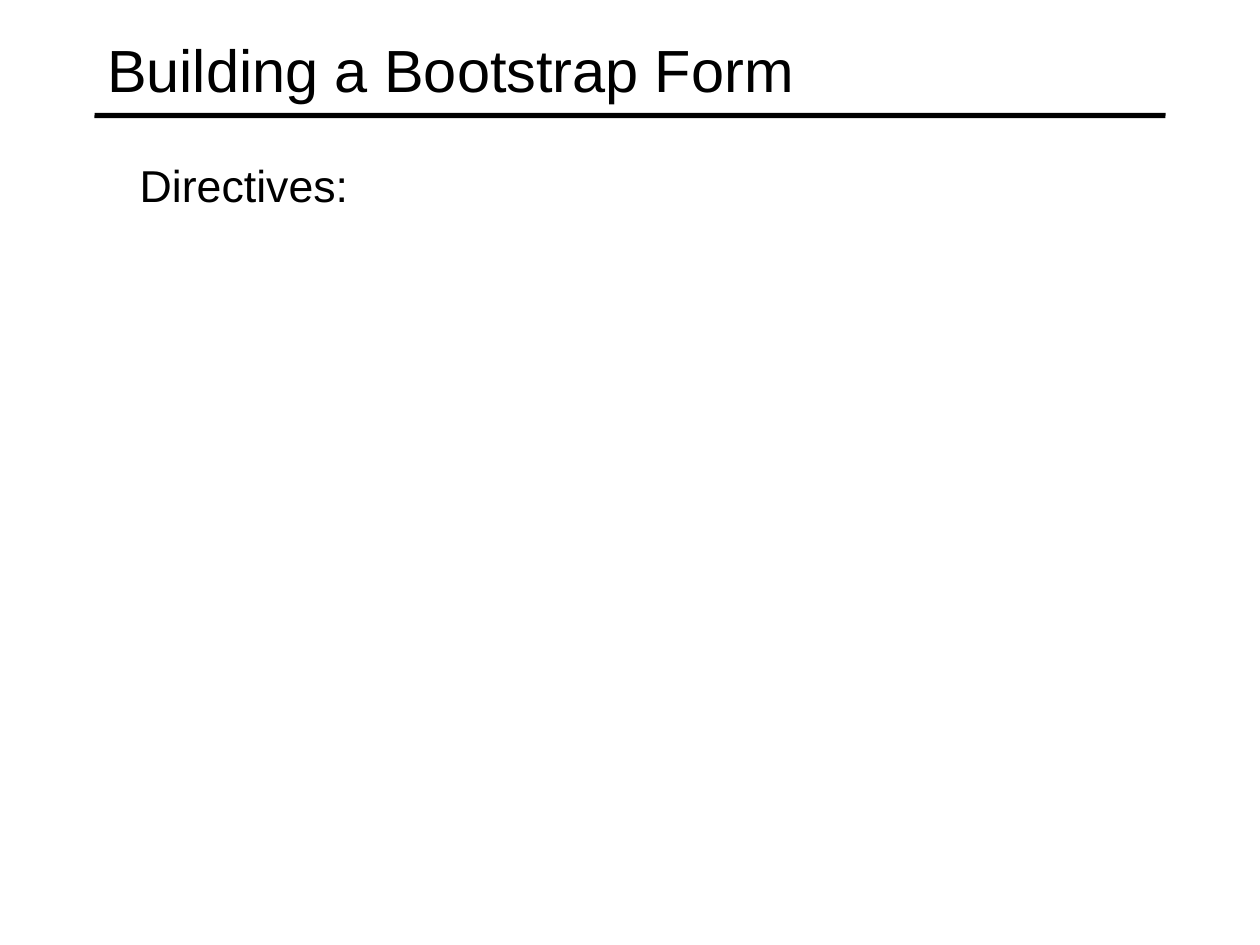
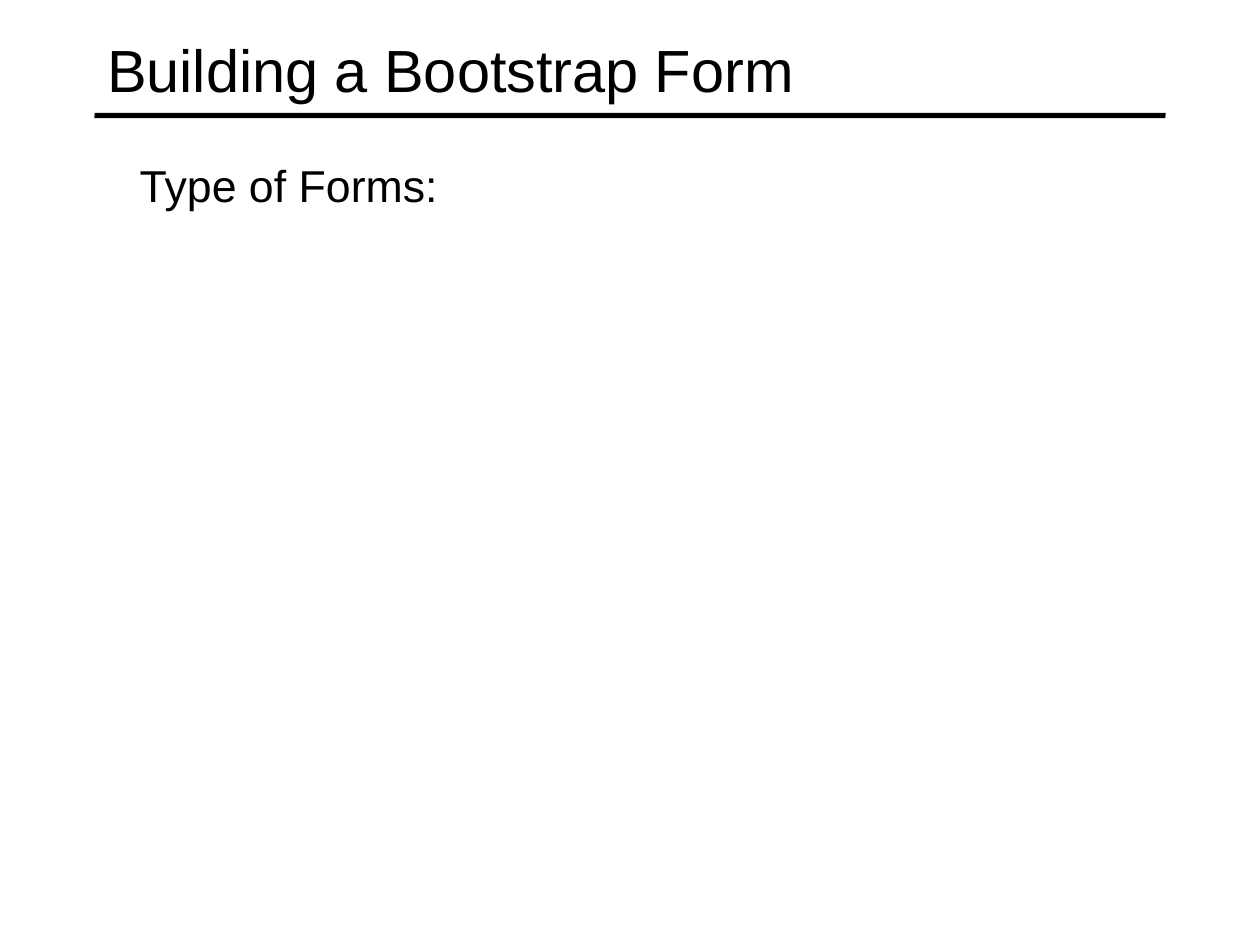
Before and after one commit to specter01wj/Jago_Link_Training, a slide deck: slide 4 of Angular/Angular7/Angular Advanced Course/Essentials/5.Template-driven Forms/L5_Template-driven Forms.ppt (slide 3 before the commit). Drawn at 1260x945 pixels with LibreOffice and Linux fonts; fonts in the diff are those of the drawing. Boxes give left, top, right and bottom in pixels: in the first picture for what was removed or moved away, otherwise in the second. Text is boxed around its words. In the diff, an @@ line names an element or a change of style, - is before the commit and + after.

```diff
--- a/Angular/Angular7/Angular Advanced Course/Essentials/5.Template-driven Forms/L5_Template-driven Forms.ppt
+++ b/Angular/Angular7/Angular Advanced Course/Essentials/5.Template-driven Forms/L5_Template-driven Forms.ppt
@@ text at (140,169,438,211): text changed @@
-  Directives:
+  Type of Forms:
```
Also in this commit, not shown: 1 slide added, 3 other files.
